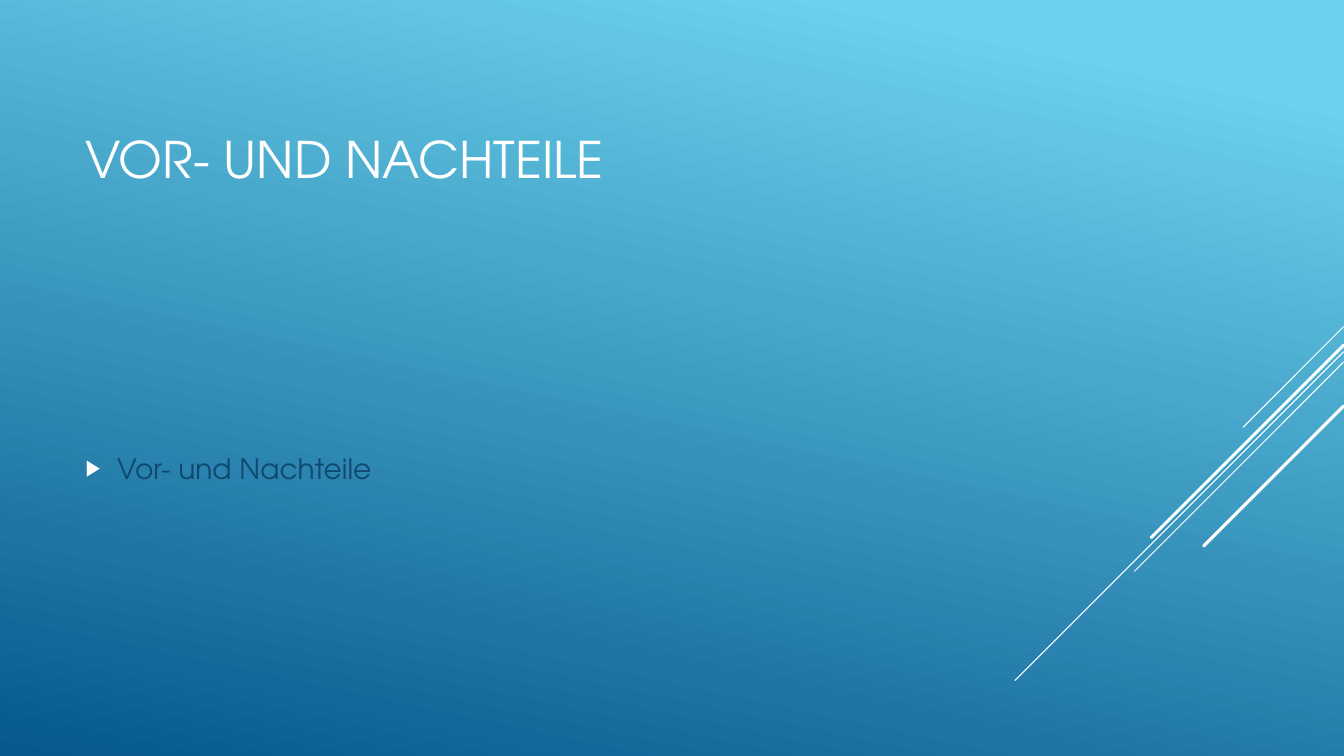
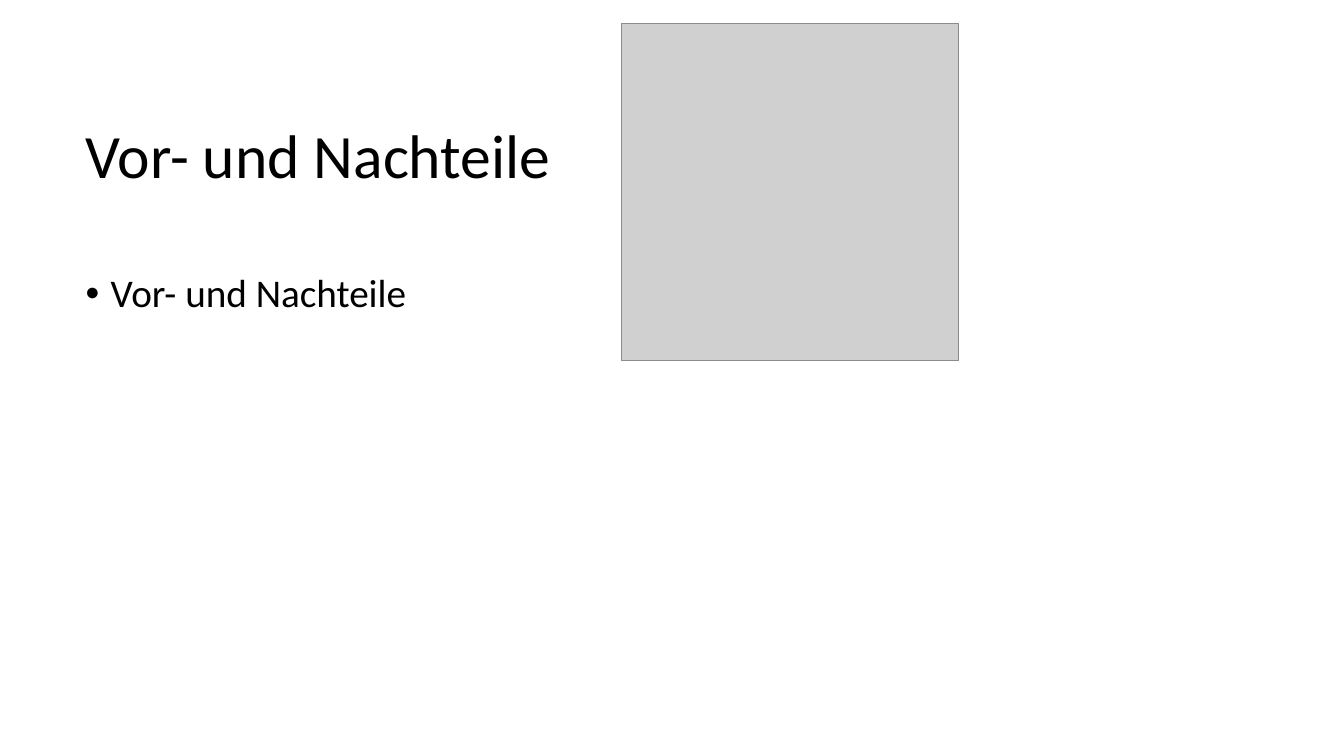
Before and after one commit to codinghardadmin/Quaternionen_DHBW, a slide deck: slide 13 of Quaternionen Präsentation.pptx (slide 7 before the commit). Drawn at 1344x756 pixels with LibreOffice and Linux fonts; fonts in the diff are those of the drawing; grey boxes stand for pictures. Boxes give left, top, right and bottom in pixels: in the first picture for what was removed or moved away, otherwise in the second. Text is boxed around its words. In the diff, an @@ line names an element or a change of style, - is before the commit and + after.

```diff
--- a/Quaternionen Präsentation.pptx
+++ b/Quaternionen Präsentation.pptx
@@ background gradient #6ED2EB to #06588E to #FFFFFF @@
@@ picture added at (621, 23, 959, 361) @@
@@ title at (86, 135, 551, 179): text changed; size 36 to 44 pt; font TeX Gyre Adventor to Calibri; text colour #FFFFFF to #000000 @@
-VOR- UND NACHTEILE
+Vor- und Nachteile
@@ text "Vor- und Nachteile" at (111, 279, 406, 308): size 20 to 28 pt, font TeX Gyre Adventor to Calibri, text colour #0F496F to #000000; bullet ▶ to •; line spacing 1 to 0.9; vertical alignment middle to top @@
@@ group removed at (1015, 327, 1344, 681): 5 lines @@
```
Also in this commit, not shown: 6 other slides changed, 8 slides added.
